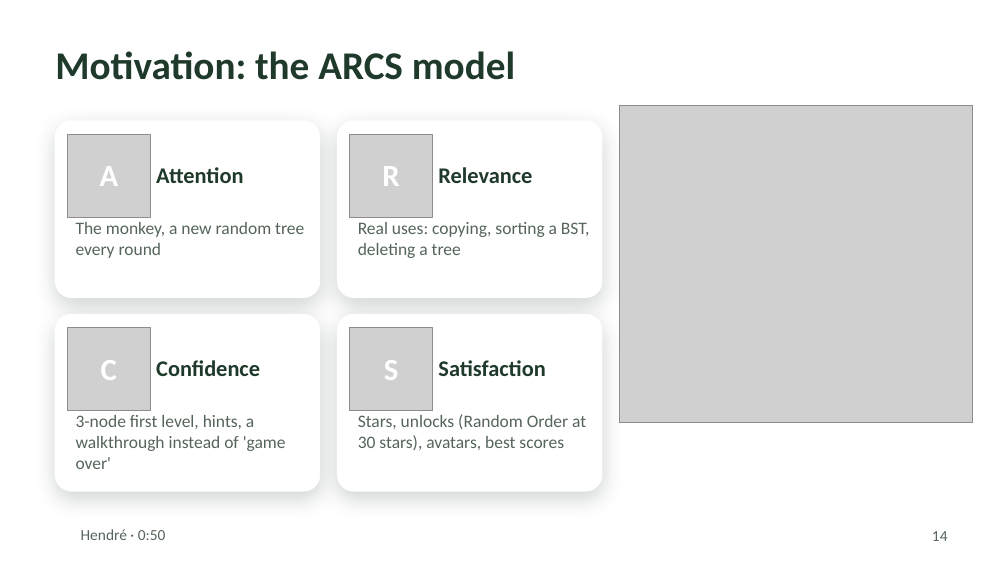
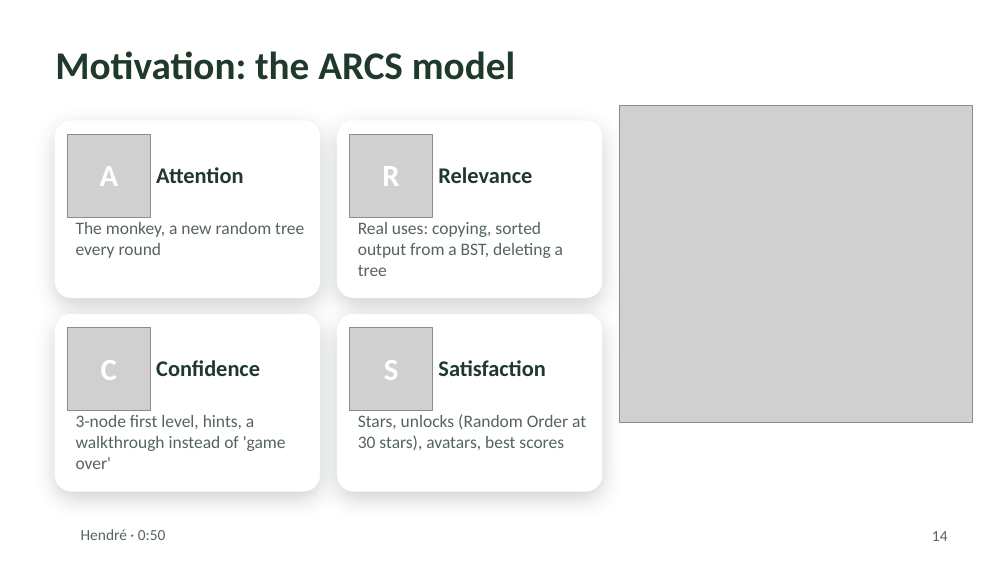
Before and after one commit to 404-name-not-found-cos750/cos212-app, a slide deck: slide 14 of slides/Tree-Hop-presentation.pptx. Drawn at 1008x567 pixels with LibreOffice and Linux fonts; fonts in the diff are those of the drawing; grey boxes stand for pictures; background and template pictures are left out. Boxes give left, top, right and bottom in pixels: in the first picture for what was removed or moved away, otherwise in the second. Text is boxed around its words. In the diff, an @@ line names an element or a change of style, - is before the commit and + after.

```diff
--- a/slides/Tree-Hop-presentation.pptx
+++ b/slides/Tree-Hop-presentation.pptx
@@ text at [358, 222, 563, 276]: text changed @@
-Real uses: copying, sorting a BST, deleting a tree
+Real uses: copying, sorted output from a BST, deleting a tree
```
Also in this commit, not shown: 5 other slides changed, 15 other files.
